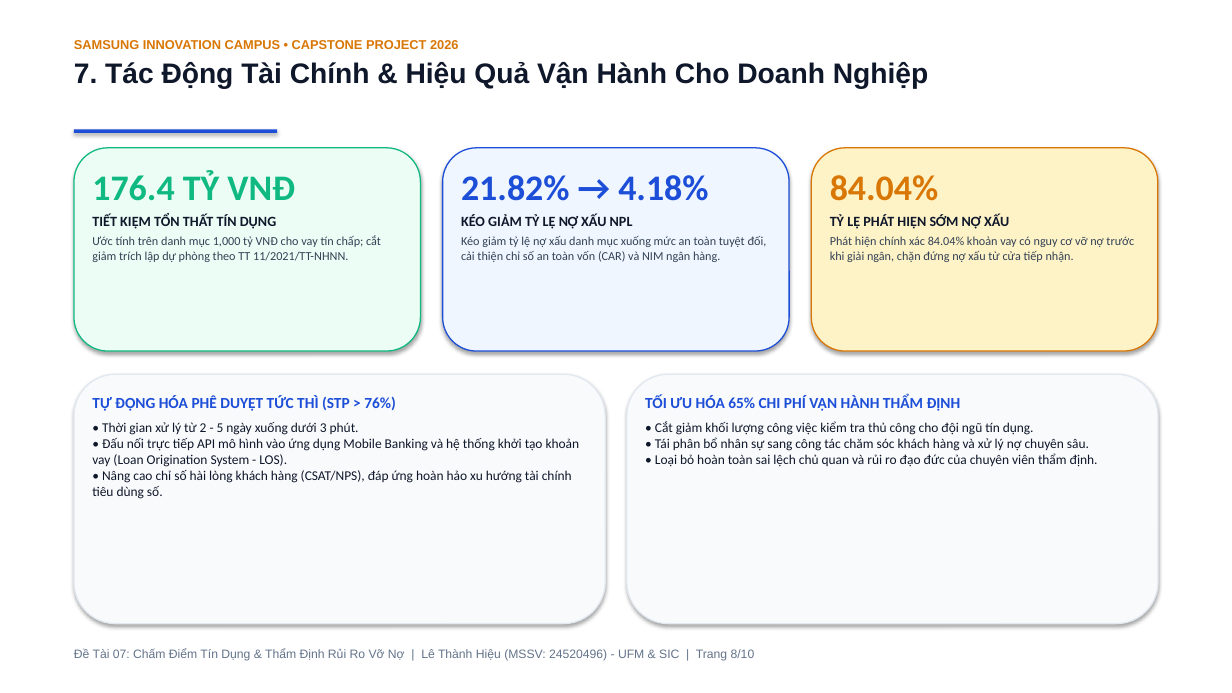
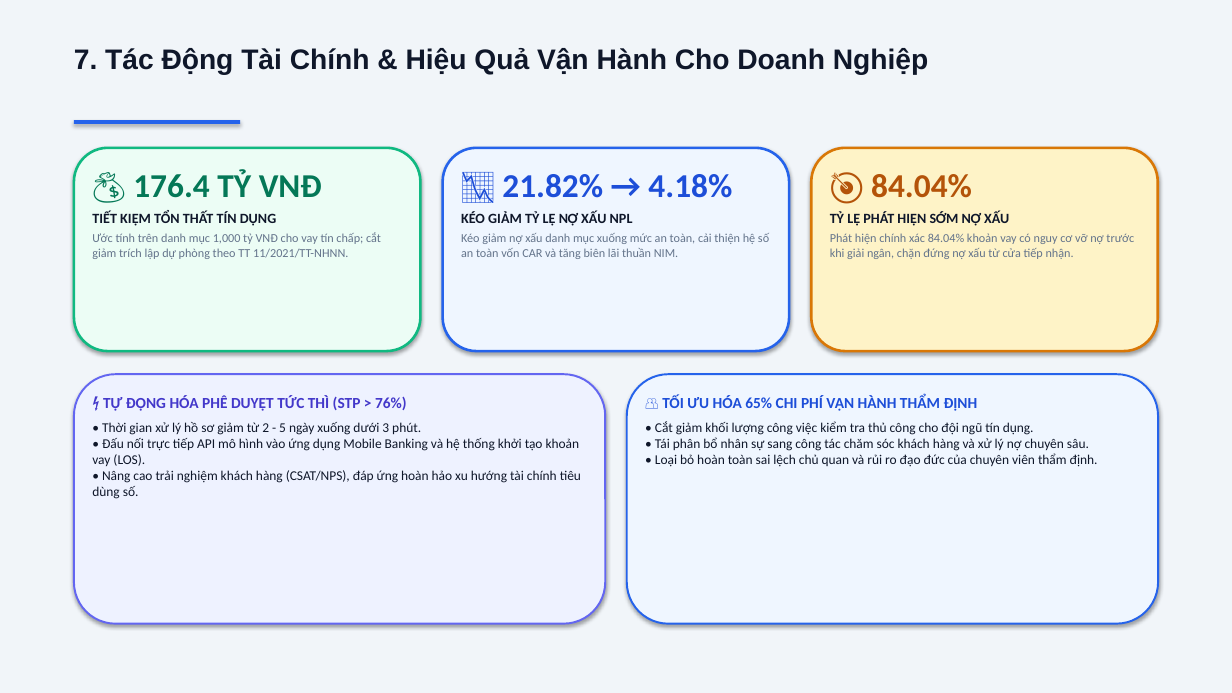
Before and after one commit to snowflake-vibing/Credit_Scoring_Project, a slide deck: slide 8 of slide_bao_ve_de_tai_7.pptx. Drawn at 1232x693 pixels with LibreOffice and Linux fonts; fonts in the diff are those of the drawing. Boxes give left, top, right and bottom in pixels: in the first picture for what was removed or moved away, otherwise in the second. Text is boxed around its words. In the diff, an @@ line names an element or a change of style, - is before the commit and + after.

```diff
--- a/slide_bao_ve_de_tai_7.pptx
+++ b/slide_bao_ve_de_tai_7.pptx
@@ rectangle added at (0,0,1232,693), fill #F1F5F9 @@
@@ text at (74,40,458,49): paragraph removed @@
-SAMSUNG INNOVATION CAMPUS • CAPSTONE PROJECT 2026
@@ text "7. Tác Động Tài Chính ..." at (74,48,928,75): less space between paragraphs @@
@@ rounded rectangle at (74,148,421,351): outline #10B981 1 pt to #10B981 2 pt @@
@@ rectangle: place and size @@
-rectangle at (74,129,277,133)
+rectangle at (74,120,240,124)
@@ rectangle at (74,120,240,124): fill #1D4ED8 to #2563EB @@
@@ rounded rectangle at (443,148,789,351): outline #1D4ED8 1 pt to #2563EB 2 pt @@
@@ rounded rectangle at (811,148,1158,351): outline #D97706 1 pt to #D97706 2 pt @@
@@ text at (133,170,322,198): text changed; size 28 to 26 pt; text colour #10B981 to #047857 @@
-176.4 TỶ VNĐ
+💰 176.4 TỶ VNĐ
@@ text at (502,174,732,198): text changed; size 28 to 26 pt @@
-21.82% → 4.18%
+📉 21.82% → 4.18%
@@ text at (871,174,972,198): text changed; size 28 to 26 pt; text colour #D97706 to #B45309 @@
-84.04%
+🎯 84.04%
@@ text at (92,232,381,259): text colour #334155 to #64748B in "Ước tính trên danh mục 1,000 tỷ ..." @@
@@ text at (461,233,769,259): text changed; text colour #334155 to #64748B @@
-Kéo giảm tỷ lệ nợ xấu danh mục xuống mức an toàn tuyệt đối, cải thiện chỉ số an toàn vốn (CAR) và NIM ngân hàng.
+Kéo giảm nợ xấu danh mục xuống mức an toàn, cải thiện hệ số an toàn vốn CAR và tăng biên lãi thuần NIM.
@@ text at (830,233,1134,259): text colour #334155 to #64748B in "Phát hiện chính xác 84.04% khoản vay ..." @@
@@ rounded rectangle at (74,374,605,624): fill #F8FAFC to #EEF2FF; outline #E2E8F0 1 pt to #6366F1 1.5 pt @@
@@ rounded rectangle at (627,374,1158,624): fill #F8FAFC to #EFF6FF; outline #E2E8F0 1 pt to #2563EB 1.5 pt @@
@@ text at (92,395,581,499): text changed @@
-TỰ ĐỘNG HÓA PHÊ DUYỆT TỨC THÌ (STP > 76%)
-• Thời gian xử lý từ 2 - 5 ngày xuống dưới 3 phút.
-• Đấu nối trực tiếp API mô hình vào ứng dụng Mobile Banking và hệ thống khởi tạo khoản vay (Loan Origination System - LOS).
-• Nâng cao chỉ số hài lòng khách hàng (CSAT/NPS), đáp ứng hoàn hảo xu hướng tài chính tiêu dùng số.
+⚡ TỰ ĐỘNG HÓA PHÊ DUYỆT TỨC THÌ (STP > 76%)
+• Thời gian xử lý hồ sơ giảm từ 2 - 5 ngày xuống dưới 3 phút.
+• Đấu nối trực tiếp API mô hình vào ứng dụng Mobile Banking và hệ thống khởi tạo khoản vay (LOS).
+• Nâng cao trải nghiệm khách hàng (CSAT/NPS), đáp ứng hoàn hảo xu hướng tài chính tiêu dùng số.
@@ text at (662,394,978,411): text changed @@
-TỐI ƯU HÓA 65% CHI PHÍ VẬN HÀNH THẨM ĐỊNH
+👥 TỐI ƯU HÓA 65% CHI PHÍ VẬN HÀNH THẨM ĐỊNH
@@ text removed at (74,649,755,661) @@
-Đề Tài 07: Chấm Điểm Tín Dụng & Thẩm Định Rủi Ro Vỡ Nợ | Lê Thành Hiệu (MSSV: 24520496) - UFM & SIC | Trang 8/10
```
Also in this commit, not shown: 9 other slides changed, 2 other files.
